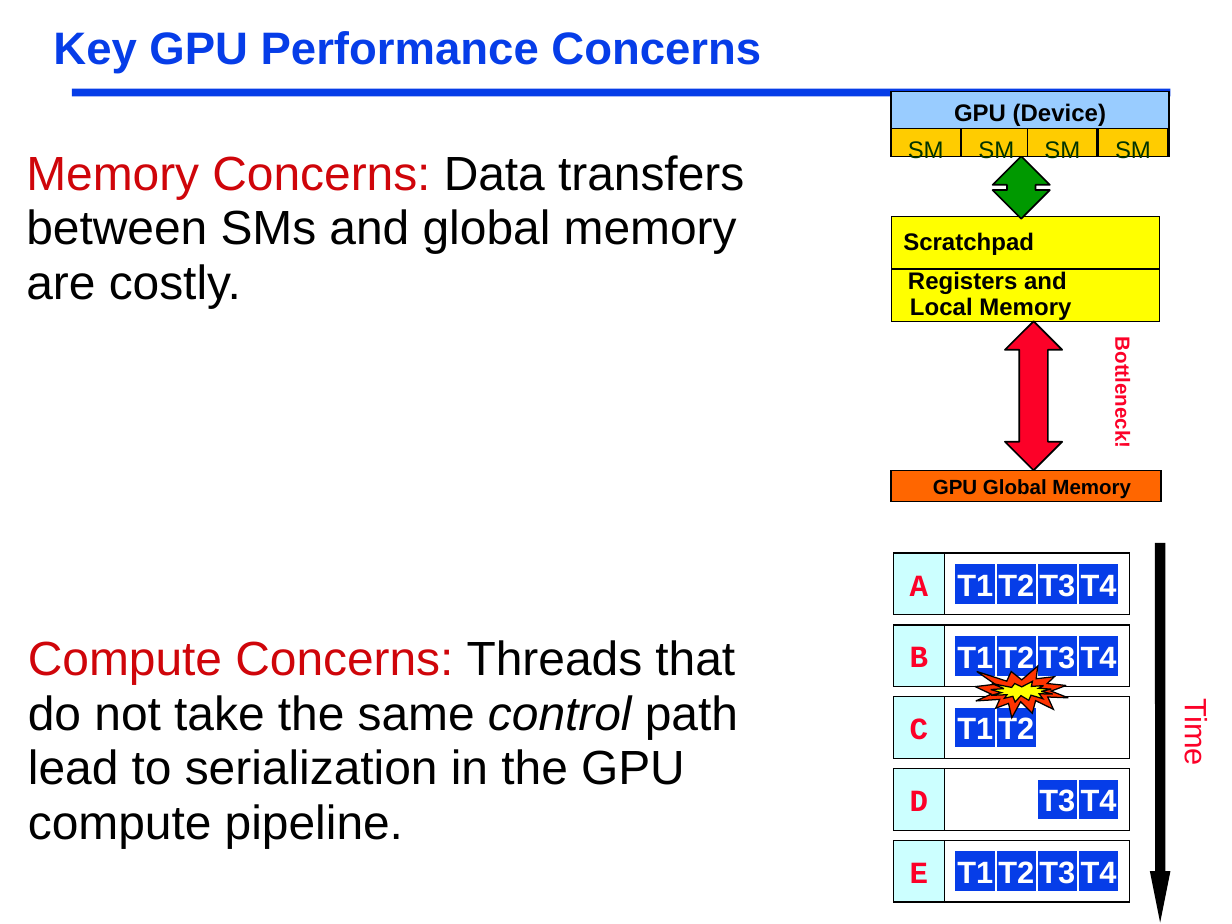
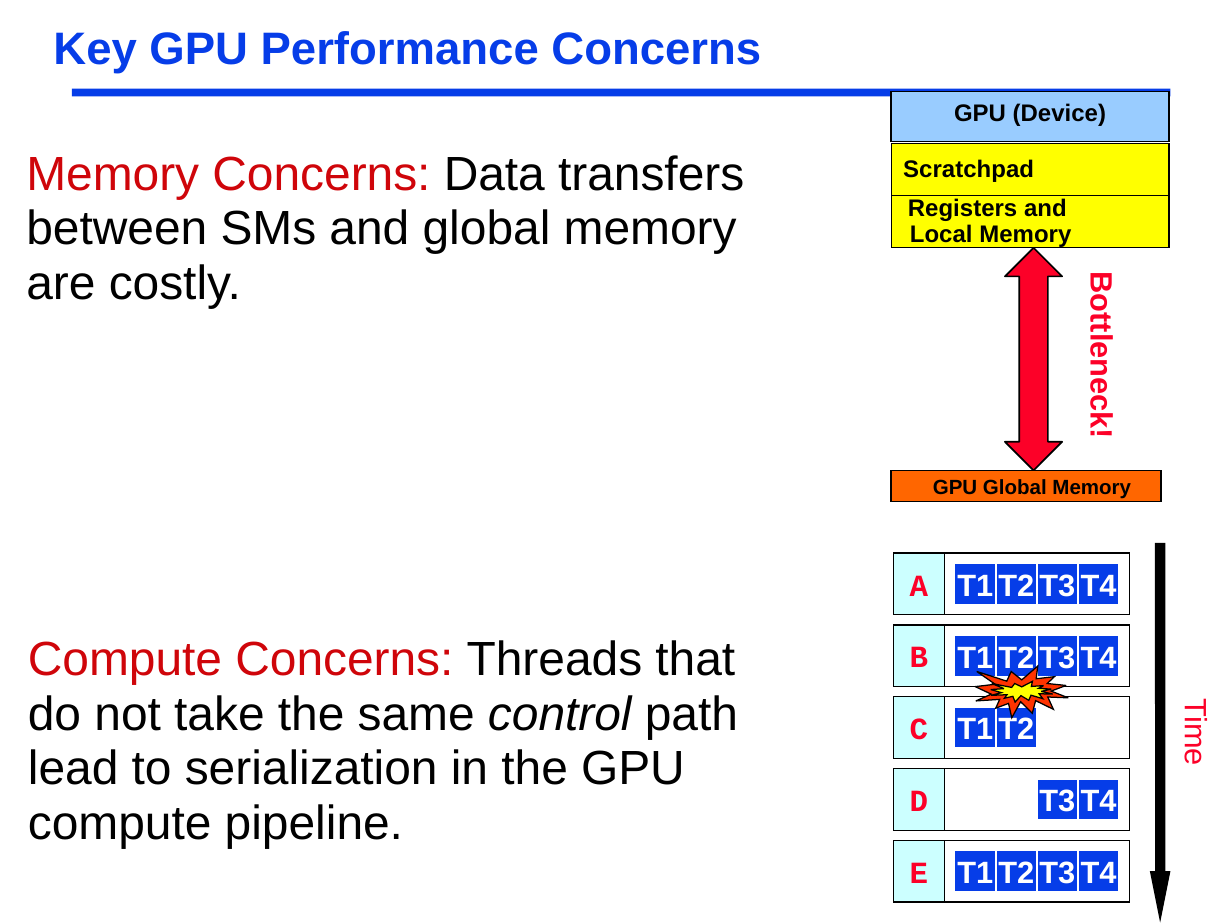
Before and after one commit to adwaitjog/adwaitjog.github.io, a slide deck: slide 3 of teach/acaces2018/acaces-2018-slides-lecture-3.pptx. Drawn at 1232x924 pixels with LibreOffice and Linux fonts; fonts in the diff are those of the drawing. Boxes give left, top, right and bottom in pixels: in the first picture for what was removed or moved away, otherwise in the second. Text is boxed around its words. In the diff, an @@ line names an element or a change of style, - is before the commit and + after.

```diff
--- a/teach/acaces2018/acaces-2018-slides-lecture-3.pptx
+++ b/teach/acaces2018/acaces-2018-slides-lecture-3.pptx
@@ rectangle "GPU (Device)": place and size @@
-rectangle "GPU (Device)" at [891,92,1169,158]
+rectangle "GPU (Device)" at [891,92,1169,143]
@@ rectangle "Scratchpad": place and size @@
-rectangle "Scratchpad" at [891,217,1159,269]
+rectangle "Scratchpad" at [891,144,1169,196]
@@ group removed at [891,128,1168,219]: 4 rectangles, 1 left right arrow @@
-SM
-SM
-SM
-SM
@@ rectangle "Registers and": place and size @@
-rectangle "Registers and" at [891,270,1159,322]
+rectangle "Registers and" at [891,196,1169,248]
@@ left right arrow: place and size @@
-left right arrow at [1005,321,1061,470]
+left right arrow at [1006,247,1063,470]
@@ text "Bottleneck!": place and size @@
-text "Bottleneck!" at [1111,348,1134,446]
+text "Bottleneck!" at [1084,288,1118,435]
@@ text "Bottleneck!" at [1084,288,1118,435]: size 12 to 18 pt @@
```
Also in this commit, not shown: 2 slides removed, 20 other files.
